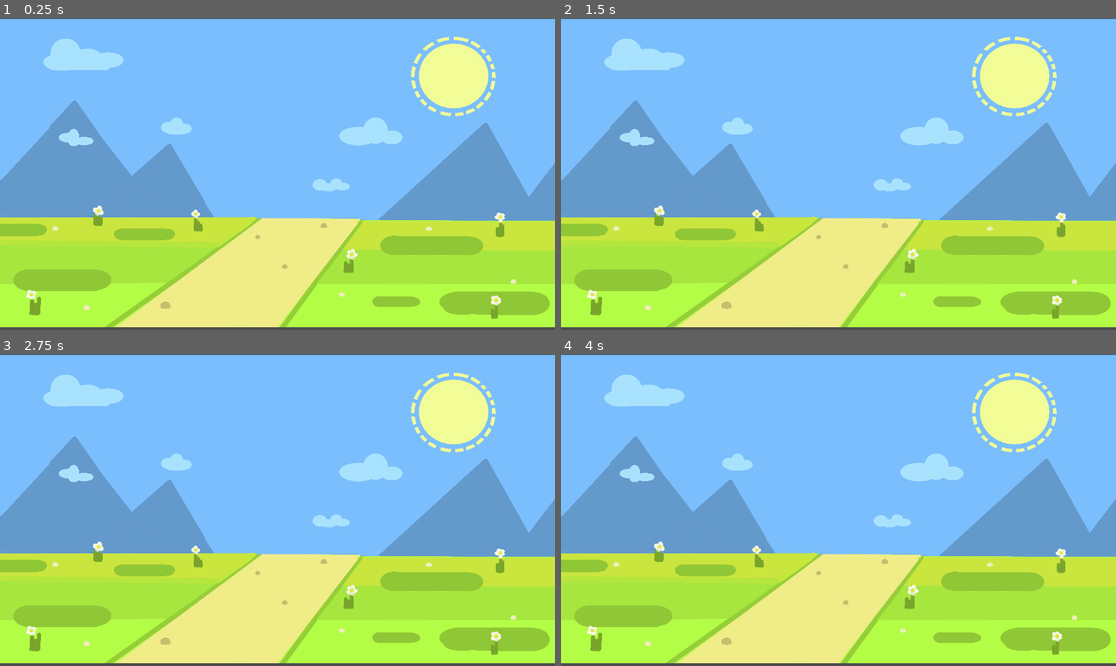
Above: before the commit, frames 1-4 (two rows, left to right).
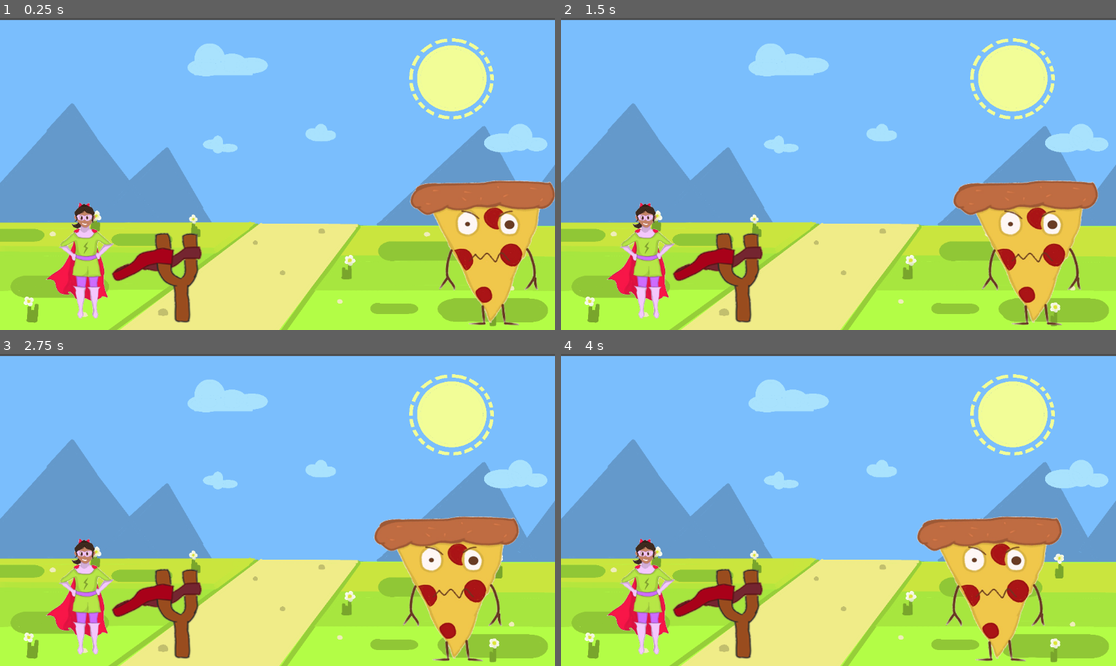
Above: after the commit, the same moments.

Repository: ERIKA6666/nutrilandia
Game: Godot game, scene res://Escenas/Nivel1/Main.tscn
Two runs of this game, one before a commit and one after it. Both use one fixed random seed, a clock stepped at 60 frames per second and the inputs below. Before the commit the project starts from res://LevelsMenu.tscn.
Inputs (mouse positions are in pixels of both pictures, inside the frame that each line leads up to):
- Up to frame 1 (0.25 s): no input
- Up to frame 2 (1.5 s): move the mouse to (960, 158) at 0.52 s; click (960, 158) at 0.67 s; move the mouse to (727, 189) at 1.27 s; click (727, 189) at 1.42 s
- Up to frame 3 (2.75 s): move the mouse to (333, 441) at 2.02 s; click (333, 441) at 2.17 s
- Up to frame 4 (4 s): move the mouse to (810, 572) at 2.77 s; click (810, 572) at 2.92 s; move the mouse to (1005, 556) at 3.52 s; click (1005, 556) at 3.67 s

The runs differ from the first frame. In frame 1, 23% of the frame differs, in the area x 0-100%, y 0-100%; in frame 2, 23%; in frame 3, 23%; in frame 4, 23%.

Commit message:
Fear: Main menu and play secction

Diff:
--- a/main_menu.tscn
+++ b/Escenas/Inicio/main_menu.tscn
@@ -1,10 +1,10 @@
 [gd_scene load_steps=6 format=3 uid="uid://c3pnprhv0xv5"]
 
-[ext_resource type="Texture2D" uid="uid://bmv50m2emhcen" path="res://ui/fondos/iu 1.jpg" id="1_06t4h"]
-[ext_resource type="Texture2D" uid="uid://diepjwp7h5a4u" path="res://ui/titulo 2.png" id="2_7vrkn"]
-[ext_resource type="Texture2D" uid="uid://b83ebcab4sjau" path="res://ui/buttons/Button play 1.png" id="3_glbon"]
-[ext_resource type="Texture2D" uid="uid://c21faw68bpkg0" path="res://ui/buttons/Button play 2.png" id="4_nlkkf"]
-[ext_resource type="Script" uid="uid://dn6wv3sn1g7c6" path="res://play_texture_button.gd" id="5_glbon"]
+[ext_resource type="Texture2D" uid="uid://bmv50m2emhcen" path="res://ui/fondos/iu 1.jpg" id="1_5uu1h"]
+[ext_resource type="Texture2D" uid="uid://diepjwp7h5a4u" path="res://ui/titulo 2.png" id="2_cg1j1"]
+[ext_resource type="Texture2D" uid="uid://b83ebcab4sjau" path="res://ui/buttons/Button play 1.png" id="3_nvf37"]
+[ext_resource type="Texture2D" uid="uid://c21faw68bpkg0" path="res://ui/buttons/Button play 2.png" id="4_13ak7"]
+[ext_resource type="Script" uid="uid://dn6wv3sn1g7c6" path="res://Escenas/Inicio/play_texture_button.gd" id="5_81rnl"]
 
 [node name="MainMenu" type="Node2D"]
 
@@ -36,10 +36,10 @@
 
 [node name="PlayTextureButton" type="TextureButton" parent="MarginContainer/VBoxContainer"]
 layout_mode = 2
-texture_normal = ExtResource("3_glbon")
-texture_pressed = ExtResource("4_nlkkf")
+texture_normal = ExtResource("3_nvf37")
+texture_pressed = ExtResource("4_13ak7")
 stretch_mode = 3
-script = ExtResource("5_glbon")
+script = ExtResource("5_81rnl")
 
 [node name="MarginContainer2" type="MarginContainer" parent="."]
 offset_left = 372.0
--- /dev/null
+++ b/Escenas/LevelsMenu/Main.tscn
@@ -0,0 +1,92 @@
+[gd_scene load_steps=8 format=3 uid="uid://b72s3s0wsmila"]
+
+[ext_resource type="Texture2D" uid="uid://cwugwjixr136k" path="res://ui/fondos/ui 2/fondo 1 0f 1.jpg" id="1_5itv4"]
+[ext_resource type="Texture2D" uid="uid://diepjwp7h5a4u" path="res://ui/titulo 2.png" id="2_yiwdh"]
+[ext_resource type="Texture2D" uid="uid://c8ji3wt880j2" path="res://ui/fondos/Nivel1 ventana.png" id="3_m10tc"]
+[ext_resource type="Texture2D" uid="uid://bavdksjtuuas4" path="res://ui/fondos/Nivel 2 ventana.png" id="4_1pkq1"]
+[ext_resource type="Texture2D" uid="uid://b83ebcab4sjau" path="res://ui/buttons/Button play 1.png" id="5_4h1v5"]
+[ext_resource type="Texture2D" uid="uid://c21faw68bpkg0" path="res://ui/buttons/Button play 2.png" id="6_inu62"]
+[ext_resource type="Script" uid="uid://dn6wv3sn1g7c6" path="res://Escenas/Inicio/play_texture_button.gd" id="7_6c1ot"]
+
+[node name="Main" type="Node2D"]
+
+[node name="Fondo" type="TextureRect" parent="."]
+offset_right = 1156.0
+offset_bottom = 647.0
+texture = ExtResource("1_5itv4")
+expand_mode = 1
+
+[node name="Titulo1" type="TextureRect" parent="."]
+offset_left = 322.0
+offset_top = -210.0
+offset_right = 876.0
+offset_bottom = 423.0
+texture = ExtResource("2_yiwdh")
+expand_mode = 1
+
+[node name="Nivel 1" type="MarginContainer" parent="."]
+offset_left = 294.0
+offset_top = 174.0
+offset_right = 921.0
+offset_bottom = 1101.0
+scale = Vector2(0.4, 0.4)
+
+[node name="VBoxContainer" type="VBoxContainer" parent="Nivel 1"]
+layout_mode = 2
+
+[node name="TextureRect" type="TextureRect" parent="Nivel 1/VBoxContainer"]
+layout_mode = 2
+texture = ExtResource("3_m10tc")
+
+[node name="Nivel 2" type="MarginContainer" parent="."]
+offset_left = 648.0
+offset_top = 172.0
+offset_right = 908.0
+offset_bottom = 551.0
+
+[node name="VBoxContainer" type="VBoxContainer" parent="Nivel 2"]
+clip_contents = true
+layout_direction = 1
+layout_mode = 2
+
+[node name="TextureRect" type="TextureRect" parent="Nivel 2/VBoxContainer"]
+layout_mode = 2
+texture = ExtResource("4_1pkq1")
+expand_mode = 5
+
+[node name="bnt nivel 1" type="MarginContainer" parent="."]
+offset_left = 376.0
+offset_top = 434.0
+offset_right = 621.0
+offset_bottom = 641.0
+scale = Vector2(0.4, 0.4)
+
+[node name="VBoxContainer" type="VBoxContainer" parent="bnt nivel 1"]
+layout_mode = 2
+
+[node name="PlayTextureButton" type="TextureButton" parent="bnt nivel 1/VBoxContainer"]
+layout_mode = 2
+texture_normal = ExtResource("5_4h1v5")
+texture_pressed = ExtResource("6_inu62")
+stretch_mode = 3
+script = ExtResource("7_6c1ot")
+
+[node name="bnt nivel 2" type="MarginContainer" parent="."]
+offset_left = 730.0
+offset_top = 434.0
+offset_right = 982.0
+offset_bottom = 641.0
+scale = Vector2(0.4, 0.4)
+
+[node name="VBoxContainer" type="VBoxContainer" parent="bnt nivel 2"]
+layout_mode = 2
+
+[node name="PlayTextureButton" type="TextureButton" parent="bnt nivel 2/VBoxContainer"]
+layout_mode = 2
+texture_normal = ExtResource("5_4h1v5")
+texture_pressed = ExtResource("6_inu62")
+stretch_mode = 3
+script = ExtResource("7_6c1ot")
+
+[connection signal="pressed" from="bnt nivel 1/VBoxContainer/PlayTextureButton" to="bnt nivel 1/VBoxContainer/PlayTextureButton" method="_on_pressed"]
+[connection signal="pressed" from="bnt nivel 2/VBoxContainer/PlayTextureButton" to="bnt nivel 2/VBoxContainer/PlayTextureButton" method="_on_pressed"]
--- a/Registro.tscn
+++ b/Escenas/Login/Registro.tscn
@@ -1,11 +1,11 @@
 [gd_scene load_steps=7 format=3 uid="uid://b2i2onos2y0js"]
 
-[ext_resource type="Script" uid="uid://b2spp0avtrtar" path="res://registro.gd" id="1_g8ps7"]
+[ext_resource type="Script" uid="uid://b2spp0avtrtar" path="res://Escenas/Login/registro.gd" id="1_g8ps7"]
 [ext_resource type="Texture2D" uid="uid://bmv50m2emhcen" path="res://ui/fondos/iu 1.jpg" id="1_lmeoh"]
 [ext_resource type="Texture2D" uid="uid://diepjwp7h5a4u" path="res://ui/titulo 2.png" id="2_y4e4u"]
 [ext_resource type="Texture2D" uid="uid://ccbfa1cvypa8i" path="res://ui/buttons/next 1 of 1.png" id="3_g88jo"]
 [ext_resource type="Texture2D" uid="uid://bbngtkoclnntv" path="res://ui/buttons/next 1 of 2.png" id="4_yl1hf"]
-[ext_resource type="Script" uid="uid://btnqiglt2xi06" path="res://next_texture_button.gd" id="5_yl1hf"]
+[ext_resource type="Script" uid="uid://btnqiglt2xi06" path="res://Escenas/Inicio/next_texture_button.gd" id="5_yl1hf"]
 
 [node name="Registro" type="Node2D"]
 script = ExtResource("1_g8ps7")
--- /dev/null
+++ b/Escenas/Nivel1/Fresa.tscn
@@ -0,0 +1,22 @@
+[gd_scene load_steps=4 format=3 uid="uid://dro46o8vlipxe"]
+
+[ext_resource type="Script" uid="uid://d2xdqt2hbxj6s" path="res://Escenas/Nivel1/fresa.gd" id="1_um33e"]
+[ext_resource type="Texture2D" uid="uid://bjsbgp24x50in" path="res://ui/sprites/fresa.png" id="2_5wpl6"]
+
+[sub_resource type="CircleShape2D" id="CircleShape2D_fwqx0"]
+radius = 53.8516
+
+[node name="Fresa" type="RigidBody2D"]
+light_mask = 2
+collision_mask = 2
+script = ExtResource("1_um33e")
+
+[node name="Sprite2D" type="Sprite2D" parent="."]
+position = Vector2(-3, 5)
+scale = Vector2(1.56897, 1.60345)
+texture = ExtResource("2_5wpl6")
+
+[node name="CollisionShape2D" type="CollisionShape2D" parent="."]
+position = Vector2(-3, 10)
+shape = SubResource("CircleShape2D_fwqx0")
+debug_color = Color(0.929412, 0.32549, 0.360784, 0.968627)
--- /dev/null
+++ b/Escenas/Nivel1/Hamburguesa.tscn
@@ -0,0 +1,22 @@
+[gd_scene load_steps=4 format=3 uid="uid://bsire0fanborx"]
+
+[ext_resource type="Texture2D" uid="uid://c7xam5jgp7tyd" path="res://ui/sprites/pizza.png" id="1_1bg7y"]
+[ext_resource type="Script" uid="uid://4i4r8p5dg5b" path="res://Escenas/Nivel1/hamburguesa.gd" id="1_x3snl"]
+
+[sub_resource type="RectangleShape2D" id="RectangleShape2D_x3snl"]
+size = Vector2(353, 340)
+
+[node name="Hamburguesa" type="CharacterBody2D" groups=["comida_chatarra"]]
+position = Vector2(960, 455)
+collision_layer = 2
+script = ExtResource("1_x3snl")
+metadata/_edit_group_ = true
+
+[node name="Sprite2D" type="Sprite2D" parent="."]
+position = Vector2(67, 50)
+scale = Vector2(1.12105, 0.995261)
+texture = ExtResource("1_1bg7y")
+
+[node name="CollisionShape2D" type="CollisionShape2D" parent="." groups=["comida_chatarra"]]
+position = Vector2(66.5, 10)
+shape = SubResource("RectangleShape2D_x3snl")
--- /dev/null
+++ b/Escenas/Nivel1/Heroe.tscn
@@ -0,0 +1,17 @@
+[gd_scene load_steps=3 format=3 uid="uid://fc2r4snbkxh5"]
+
+[ext_resource type="Texture2D" uid="uid://uqu1olhx83x5" path="res://ui/niña brocoli.png" id="1_q0at4"]
+
+[sub_resource type="RectangleShape2D" id="RectangleShape2D_6cacb"]
+size = Vector2(199, 193.75)
+
+[node name="Area2D" type="Area2D"]
+
+[node name="Sprite2D" type="Sprite2D" parent="."]
+position = Vector2(-3.89062, -2.84374)
+scale = Vector2(0.58551, 0.555298)
+texture = ExtResource("1_q0at4")
+
+[node name="CollisionShape2D" type="CollisionShape2D" parent="."]
+position = Vector2(-15.5, -0.125)
+shape = SubResource("RectangleShape2D_6cacb")
--- /dev/null
+++ b/Escenas/Nivel1/Main.tscn
@@ -0,0 +1,23 @@
+[gd_scene load_steps=5 format=3 uid="uid://b1xnovw3pup50"]
+
+[ext_resource type="Script" uid="uid://bsfi0m0vqdigt" path="res://Escenas/Nivel1/main.gd" id="1_cm0pq"]
+[ext_resource type="Texture2D" uid="uid://r2ucbjute2yg" path="res://ui/fondos/ui 2/fondo 1 0f 3.jpg" id="1_glv2v"]
+[ext_resource type="PackedScene" uid="uid://fc2r4snbkxh5" path="res://Escenas/Nivel1/Heroe.tscn" id="2_uu6xs"]
+[ext_resource type="PackedScene" uid="uid://babbqhmohpv70" path="res://Escenas/Nivel1/Resortera.tscn" id="3_r0du0"]
+
+[node name="Main" type="Node2D"]
+script = ExtResource("1_cm0pq")
+
+[node name="Sprite2D" type="Sprite2D" parent="."]
+position = Vector2(589, 329)
+scale = Vector2(0.0981289, 0.0921535)
+texture = ExtResource("1_glv2v")
+
+[node name="Heroe" parent="." instance=ExtResource("2_uu6xs")]
+position = Vector2(201, 516)
+
+[node name="Resortera" parent="." instance=ExtResource("3_r0du0")]
+position = Vector2(296, 523)
+
+[node name="Camera2D" type="Camera2D" parent="."]
+position = Vector2(591, 322)
--- /dev/null
+++ b/Escenas/Nivel1/Resortera.tscn
@@ -0,0 +1,25 @@
+[gd_scene load_steps=4 format=3 uid="uid://babbqhmohpv70"]
+
+[ext_resource type="Texture2D" uid="uid://b7wlat5niy5iv" path="res://ui/sprites/resortera 1.png" id="1_4k8se"]
+[ext_resource type="Script" uid="uid://bk3bonsy570c" path="res://Escenas/Nivel1/resortera.gd" id="1_mhj8x"]
+
+[sub_resource type="CircleShape2D" id="CircleShape2D_mhj8x"]
+radius = 64.0078
+
+[node name="Resortera" type="Node2D"]
+script = ExtResource("1_mhj8x")
+
+[node name="Sprite2D" type="Sprite2D" parent="."]
+position = Vector2(96, 23)
+scale = Vector2(2.01179, 1.76415)
+texture = ExtResource("1_4k8se")
+
+[node name="SpawnPoint" type="Marker2D" parent="."]
+position = Vector2(2, -12)
+gizmo_extents = 0.0
+
+[node name="Area2D" type="Area2D" parent="."]
+
+[node name="CollisionShape2D" type="CollisionShape2D" parent="Area2D"]
+position = Vector2(0, -2)
+shape = SubResource("CircleShape2D_mhj8x")
--- /dev/null
+++ b/Escenas/Nivel1/fresa.gd
@@ -0,0 +1,20 @@
+extends RigidBody2D
+
+func _ready():
+	print("Fresa - Layers: ", collision_layer)
+	print("Fresa - Masks: ", collision_mask)
+	contact_monitor = true
+	max_contacts_reported = 1
+	print("Fresa lista - Monitor de contactos activado")
+
+func _on_body_entered(body):
+	print("=== COLISIÓN CON ===", body.name)
+	print("Grupos del cuerpo:", body.get_groups())
+
+	if "reducir_tamano" in body:
+		print("Método detectado!")
+		body.reducir_tamano()
+	else:
+		print("NO tiene el método reducir_tamano")
+
+	queue_free()
--- /dev/null
+++ b/Escenas/Nivel1/hamburguesa.gd
@@ -0,0 +1,30 @@
+extends CharacterBody2D
+
+var escala_actual = 2.0
+var escala_minima = 0.3
+var velocidad = 30
+
+# Añade esta variable para debug
+var debug_contador = 0
+
+func _ready():
+	add_to_group("comida_chatarra")
+	print("Hamburguesa INICIALIZADA")
+
+func _physics_process(_delta):
+	velocity = Vector2.LEFT * velocidad
+	move_and_slide()
+
+func reducir_tamano():
+	debug_contador += 1
+	escala_actual *= 0.8
+	scale = Vector2(escala_actual, escala_actual)
+
+	print("Intento #{debug_contador} | Escala: {scale} | Memoria: {self.get_instance_id()}")
+
+	# Forzar actualización inmediata
+	queue_redraw()
+
+	if escala_actual <= escala_minima:
+		print("¡HAMBURGUESA DESTRUIDA!")
+		queue_free()
--- /dev/null
+++ b/Escenas/Nivel1/main.gd
@@ -0,0 +1,18 @@
+extends Node2D
+
+
+var hamburguesa_actual = null  # Variable para guardar la hamburguesa actual
+var hamburguesa_scene = preload("res://Escenas//Nivel1//Hamburguesa.tscn")
+
+func _ready():
+	spawnear_hamburguesa()  # Genera UNA hamburguesa al inicio
+
+func spawnear_hamburguesa():
+	if hamburguesa_actual == null:
+		hamburguesa_actual = hamburguesa_scene.instantiate()
+		print("Clase de la instancia:", hamburguesa_actual.get_class())  # Debug
+		add_child(hamburguesa_actual)
+
+func _on_hamburguesa_destruida():
+	hamburguesa_actual = null
+	spawnear_hamburguesa()  # Vuelve a generar otra cuando se destruye (opcional)
--- /dev/null
+++ b/Escenas/Nivel1/resortera.gd
@@ -0,0 +1,22 @@
+extends Node2D
+
+var arrastrando = false
+var fuerza = 900
+var fresa_scene = preload("res://Escenas//Nivel1//Fresa.tscn")
+
+func _input(event):
+	if event is InputEventMouseButton and event.button_index == MOUSE_BUTTON_LEFT:
+		var mouse_pos = get_global_mouse_position()
+		if event.pressed and $Area2D/CollisionShape2D.shape.get_rect().has_point($Area2D.to_local(mouse_pos)):
+			arrastrando = true
+		elif arrastrando:
+			arrastrando = false
+			lanzar_fresa(mouse_pos)
+
+func lanzar_fresa(posicion_raton):
+	var fresa = fresa_scene.instantiate()
+	print("Fresa creada en:", $SpawnPoint.global_position)  # Debug de posición
+	fresa.position = $SpawnPoint.global_position
+	var direccion = ($SpawnPoint.global_position - posicion_raton).normalized()
+	fresa.apply_impulse(direccion * fuerza)
+	get_parent().add_child(fresa)  # O usar add_child() directamente
--- a/LevelsMenu.tscn
+++ /dev/null
@@ -1,47 +0,0 @@
-[gd_scene load_steps=8 format=3 uid="uid://sdx7x4183ksp"]
-
-[ext_resource type="Texture2D" uid="uid://cwugwjixr136k" path="res://ui/fondos/ui 2/fondo 1 0f 1.jpg" id="1_wfjeg"]
-[ext_resource type="Texture2D" uid="uid://cq46575toj7xr" path="res://ui/fondos/ui 2/fondo 1 0f 2.jpg" id="2_h5fae"]
-[ext_resource type="Texture2D" uid="uid://r2ucbjute2yg" path="res://ui/fondos/ui 2/fondo 1 0f 3.jpg" id="3_seni3"]
-[ext_resource type="Texture2D" uid="uid://5po62la8ylh5" path="res://ui/fondos/ui 2/fondo 1 0f 4.jpg" id="4_slfjl"]
-[ext_resource type="Texture2D" uid="uid://sf6yfjnt6ew1" path="res://ui/fondos/ui 2/fondo 1 0f 6.jpg" id="5_bpcyo"]
-[ext_resource type="Texture2D" uid="uid://da84bgmi8bolj" path="res://ui/fondos/ui 2/fondo 1 0f 7.jpg" id="6_x2ayq"]
-
-[sub_resource type="SpriteFrames" id="SpriteFrames_iumil"]
-animations = [{
-"frames": [{
-"duration": 1.0,
-"texture": ExtResource("1_wfjeg")
-}, {
-"duration": 1.0,
-"texture": ExtResource("2_h5fae")
-}, {
-"duration": 1.0,
-"texture": ExtResource("3_seni3")
-}, {
-"duration": 1.0,
-"texture": ExtResource("4_slfjl")
-}, {
-"duration": 1.0,
-"texture": ExtResource("5_bpcyo")
-}, {
-"duration": 1.0,
-"texture": ExtResource("6_x2ayq")
-}],
-"loop": true,
-"name": &"fondo_animacion",
-"speed": 0.9
-}, {
-"frames": [],
-"loop": true,
-"name": &"new_animation",
-"speed": 5.0
-}]
-
-[node name="LevelsMenu" type="Node2D"]
-
-[node name="AnimatedSprite2D" type="AnimatedSprite2D" parent="."]
-position = Vector2(578.5, 322)
-scale = Vector2(0.0979595, 0.0903189)
-sprite_frames = SubResource("SpriteFrames_iumil")
-animation = &"fondo_animacion"
--- a/icon.svg
+++ /dev/null
@@ -1 +0,0 @@
-<svg xmlns="http://www.w3.org/2000/svg" width="128" height="128"><rect width="124" height="124" x="2" y="2" fill="#363d52" stroke="#212532" stroke-width="4" rx="14"/><g fill="#fff" transform="translate(12.322 12.322)scale(.101)"><path d="M105 673v33q407 354 814 0v-33z"/><path fill="#478cbf" d="m105 673 152 14q12 1 15 14l4 67 132 10 8-61q2-11 15-15h162q13 4 15 15l8 61 132-10 4-67q3-13 15-14l152-14V427q30-39 56-81-35-59-83-108-43 20-82 47-40-37-88-64 7-51 8-102-59-28-123-42-26 43-46 89-49-7-98 0-20-46-46-89-64 14-123 42 1 51 8 102-48 27-88 64-39-27-82-47-48 49-83 108 26 42 56 81zm0 33v39c0 276 813 276 814 0v-39l-134 12-5 69q-2 10-14 13l-162 11q-12 0-16-11l-10-65H446l-10 65q-4 11-16 11l-162-11q-12-3-14-13l-5-69z"/><path d="M483 600c0 34 58 34 58 0v-86c0-34-58-34-58 0z"/><circle cx="725" cy="526" r="90"/><circle cx="299" cy="526" r="90"/></g><g fill="#414042" transform="translate(12.322 12.322)scale(.101)"><circle cx="307" cy="532" r="60"/><circle cx="717" cy="532" r="60"/></g></svg>
--- /dev/null
+++ b/level_select.tscn
@@ -0,0 +1,22 @@
+[gd_scene load_steps=2 format=3 uid="uid://c5cbqbcdeqrfv"]
+
+[sub_resource type="GDScript" id="GDScript_uebnx"]
+script/source = "extends Control
+"
+
+[node name="LevelSelect" type="Control"]
+layout_mode = 3
+anchors_preset = 15
+anchor_right = 1.0
+anchor_bottom = 1.0
+offset_right = -1152.0
+offset_bottom = -648.0
+grow_horizontal = 2
+grow_vertical = 2
+script = SubResource("GDScript_uebnx")
+
+[node name="MainContainer" type="VBoxContainer" parent="."]
+layout_mode = 0
+offset_right = 193.0
+offset_bottom = 243.0
+alignment = 1
--- a/project.godot
+++ b/project.godot
@@ -11,9 +11,12 @@
 [application]
 
 config/name="Nutrilandia"
-run/main_scene="uid://sdx7x4183ksp"
+run/main_scene="uid://b1xnovw3pup50"
 config/features=PackedStringArray("4.4", "Mobile")
-config/icon="res://icon.svg"
+
+[global_group]
+
+comida_chatarra=""
 
 [rendering]
 
Renamed: main_menu.gd -> Escenas/Inicio/main_menu.gd
Renamed: main_menu.gd.uid -> Escenas/Inicio/main_menu.gd.uid
Not shown: 2 places in Escenas/Inicio/main_menu.tscn that only renumber resources
Renamed: next_texture_button.gd -> Escenas/Inicio/next_texture_button.gd
Renamed: next_texture_button.gd.uid -> Escenas/Inicio/next_texture_button.gd.uid
Renamed: play_texture_button.gd -> Escenas/Inicio/play_texture_button.gd
Renamed: play_texture_button.gd.uid -> Escenas/Inicio/play_texture_button.gd.uid
Renamed: registro.gd -> Escenas/Login/registro.gd
Renamed: registro.gd.uid -> Escenas/Login/registro.gd.uid
Not shown, added: Escenas/Nivel1/fresa.gd.uid
Not shown, added: Escenas/Nivel1/hamburguesa.gd.uid
Not shown, added: Escenas/Nivel1/main.gd.uid
(and 25 more such lines)
